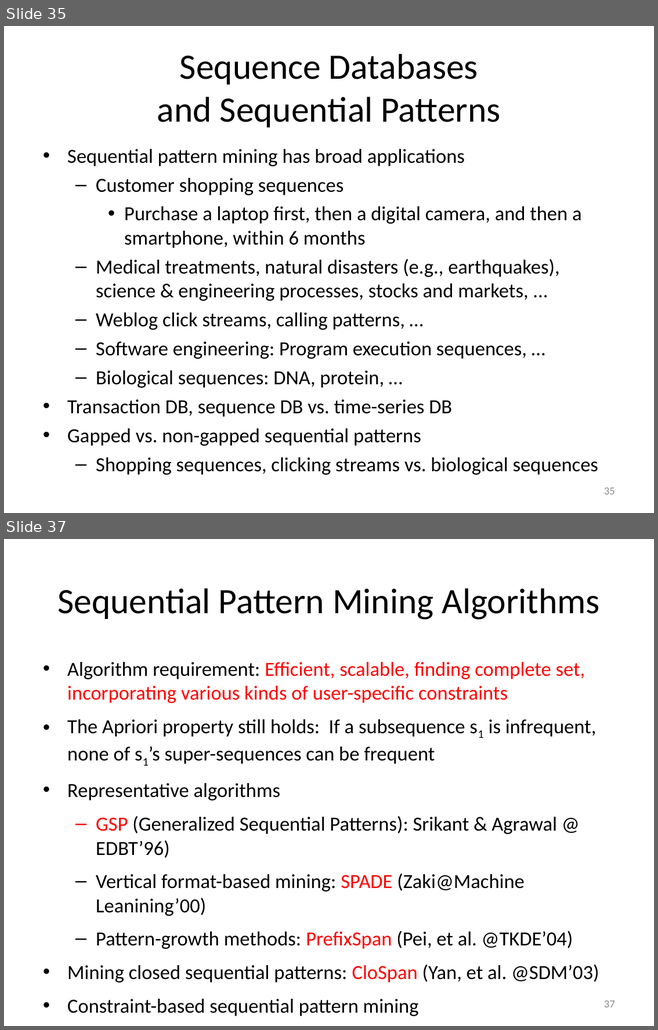
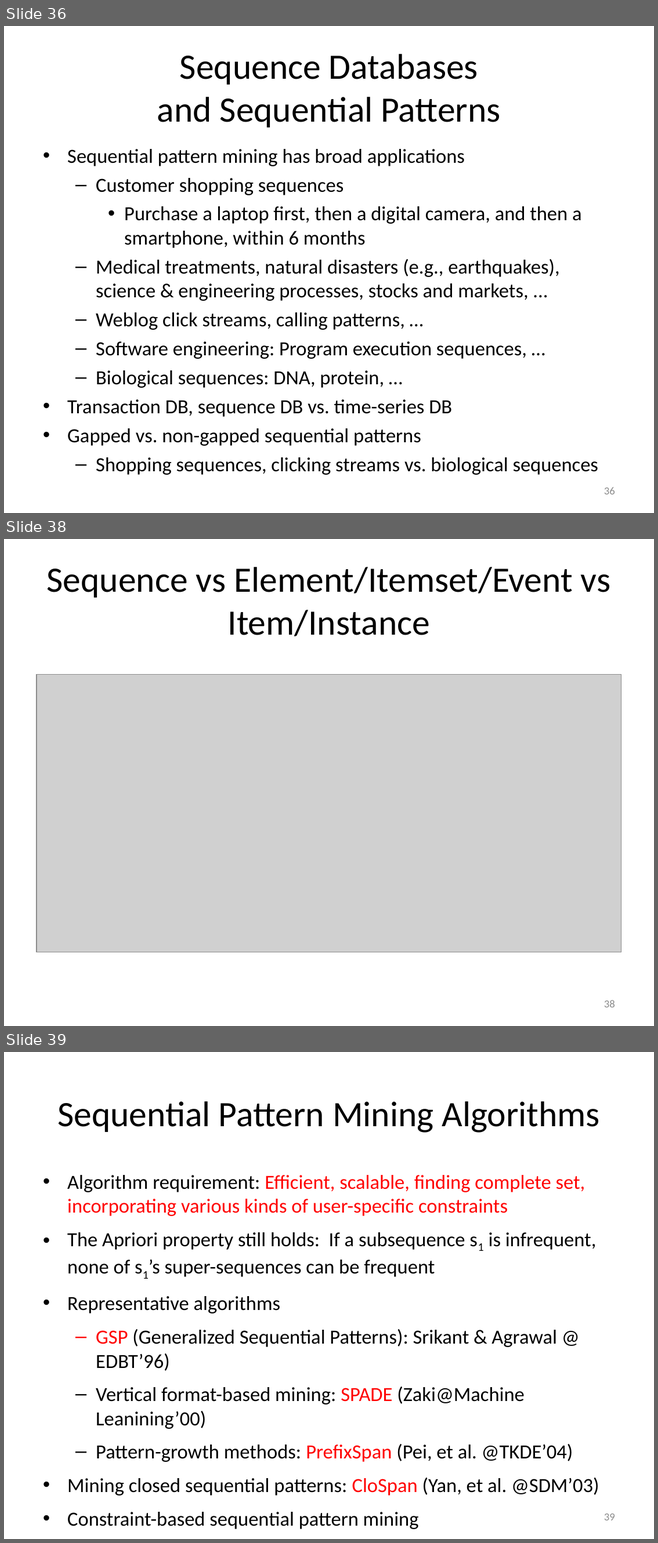
Before and after one commit to mjiang89/mjiang89.github.io, a slide deck: teaching/CS412Summer17-Chapter7.pptx. Shown one above the other, each under a label of ours: slides 35 and 37 before the commit, slides 36, 38 and 39 after it; the slides between them are not shown. The pictures are 658x1030 and 658x1543 pixels, drawn with LibreOffice and Linux fonts; fonts in the diff are those of the drawing; grey boxes stand for pictures. Boxes give left, top, right and bottom in pixels: in the first picture for what was removed or moved away, otherwise in the second. Text is boxed around its words. In the diff, an @@ line names an element or a change of style, - is before the commit and + after.

```diff
--- a/teaching/CS412Summer17-Chapter7.pptx
+++ b/teaching/CS412Summer17-Chapter7.pptx
@@ slide 38 added at [4, 539, 654, 1026], background #FFFFFF @@
@@ title added at [47, 567, 611, 636], 39.6 pt, text #000000 @@
+Sequence vs Element/Itemset/Event vs Item/Instance
@@ picture added at [36, 675, 621, 953] @@
@@ page number added at [604, 1000, 615, 1008], 12 pt, text #8C8C8C @@
+38
@@ what was slide 35 is now slide 36 @@
@@ page number at [604, 487, 615, 495]: text changed @@
-35
+36
@@ what was slide 37 is now slide 39 @@
@@ page number at [604, 1514, 615, 1521]: text changed @@
-37
+39
```
Also in this commit, not shown: 21 slides changed, 1 other slide added, 2 other files.
